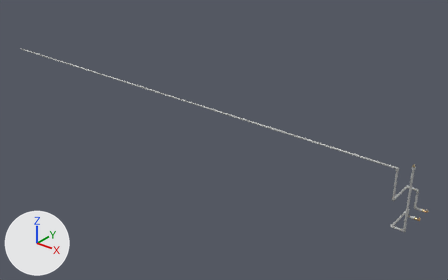
Before and after pictures for a commit that changed the glTF model pipes_supply__softener-yes_and_plumbing-galvanized.glb.
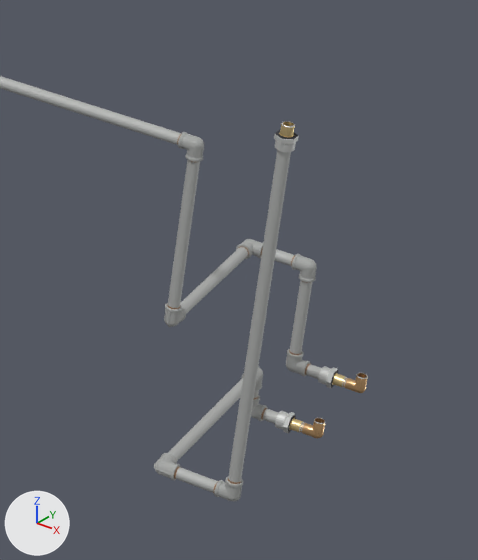
Each version appears first whole from a 50 mm camera at (4.93, -5.42, 3.44) aimed at (-0.52, 1.39, -0.78), and next in a close-up on the part from 81% to 100% of the width and 51% to 87% of the height. Lighting does not change. The marker at lower left points along +X, +Y and +Z. The last two pictures show the newer version. Vertices at exactly the same position are counted once.

Before the edit, the objects in view are built like this:
```python
ob_fit_adapter_pipe_supply_softener_feed__galvanized = bpy.data.objects.new('fit_adapter_pipe_supply_softener_feed__galvanized', me_fit_adapter_pipe_supply_softener_feed__galvanized)
ob_fit_adapter_pipe_supply_softener_feed__galvanized.location = (0.0, 0.0, 0.0)
ob_pipe_supply_from_softener__galvanized = bpy.data.objects.new('pipe_supply_from_softener__galvanized', me_pipe_supply_from_softener__galvanized)
ob_pipe_supply_from_softener__galvanized.location = (0.0, 0.0, 0.0)
ob_pipe_supply_softener_feed__galvanized = bpy.data.objects.new('pipe_supply_softener_feed__galvanized', me_pipe_supply_softener_feed__galvanized)
ob_pipe_supply_softener_feed__galvanized.location = (0.0, 0.0, 0.0)
# also in view: 'fit_adapter_pipe_supply_softener_feed__galvanized.001' at (2.7, 1.22, -0.84); 'fit_adapter_pipe_supply_from_softener__galvanized' at (2.7, 1.46, -0.84); 'fit_elbow_pipe_supply_from_softener__galvanized_5' at (2.43, 1.05, -0.15)
```
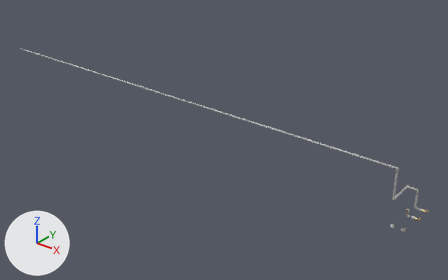
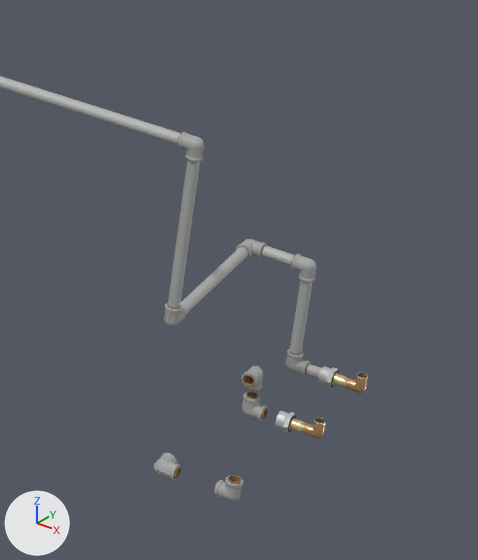
Boxes [x1, y1, x2, y2] around the edits, measured in the close-ups (478 x 560 px):
'pipe_supply_softener_feed__galvanized', deleted: before [168, 150, 291, 493]
'fit_adapter_pipe_supply_softener_feed__galvanized', reshaped (96% wider, 12% shorter): before [274, 121, 299, 152]; after [275, 411, 325, 438]
part 1 of me_fit_adapter_pipe_supply_softener_feed__galvanized, deleted: before [274, 121, 299, 152]

Patch to the scene script:
```diff
--- a/pipes_supply__softener-yes_and_plumbing-galvanized.glb.py
+++ b/pipes_supply__softener-yes_and_plumbing-galvanized.glb.py
@@ me_fit_adapter_pipe_supply_softener_feed__galvanized @@
 # used by ob_fit_adapter_pipe_supply_softener_feed__galvanized; location = (0.0, 0.0, 0.0)
-me_fit_adapter_pipe_supply_softener_feed__galvanized.from_pydata(...)  # 654 vertices, 1308 faces; spans x 2.7203..2.7616, y 0.7172..0.7648, z 0.0851..0.1409
+me_fit_adapter_pipe_supply_softener_feed__galvanized.from_pydata(...)  # 1390 vertices, 2812 faces; spans x 2.6493..2.7533, y 1.1971..1.2449, z -0.8633..-0.8092
+# me_fit_adapter_pipe_supply_softener_feed__galvanized part 1: 654 vertices removed from x 2.7203..2.7616, y 0.7172..0.7648, z 0.0851..0.1409
+# other edits to the shape of me_fit_adapter_pipe_supply_softener_feed__galvanized do not show in these pictures
 me_fit_adapter_pipe_supply_softener_feed__galvanized.materials.append(mat_mat_solder)
@@ me_fit_adapter_pipe_supply_softener_feed__galvanized @@
 me_fit_adapter_pipe_supply_softener_feed__galvanized.materials.append(mat_mat_dielectric_ring)
+me_fit_adapter_pipe_supply_softener_feed__galvanized.materials.append(mat_mat_copper_001)  # beige #ddb381
@@ ob_pipe_supply_softener_feed__galvanized @@
-ob_pipe_supply_softener_feed__galvanized = bpy.data.objects.new('pipe_supply_softener_feed__galvanized', me_pipe_supply_softener_feed__galvanized)
-ob_pipe_supply_softener_feed__galvanized.location = (0.0, 0.0, 0.0)
```
